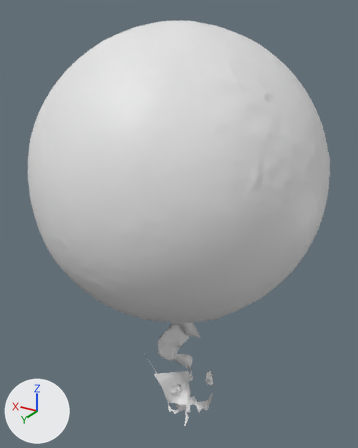
A saved change to the OBJ model res/Metalsphere/Gridtest_2_1_2.000001.obj.
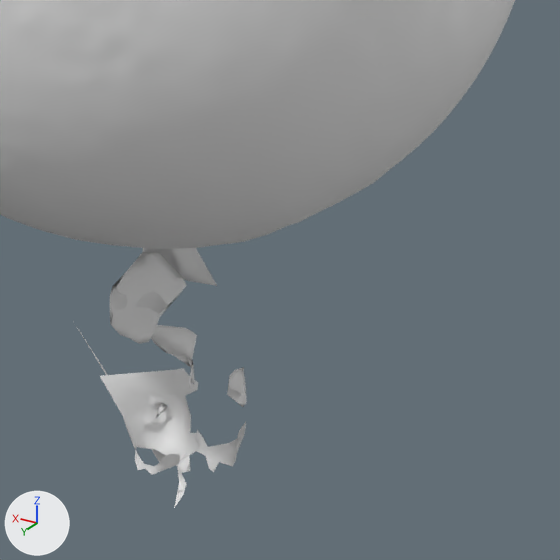
Each version appears first whole from a 50 mm lens placed at (-566.0, 856.0, 411.0), pointed at (-306.0, 423.0, 194.0), and next in a close-up on the part from 32% to 95% of the width and 50% to 100% of the height. The lights are fixed; the arrows at lower left show +X, +Y and +Z. Materials are left out; every surface is plain grey. Where no turn or scale is listed for an object, it has been applied to the vertices.

Objects in the first close-up: 'Gridtest_2_1_2.000001'.
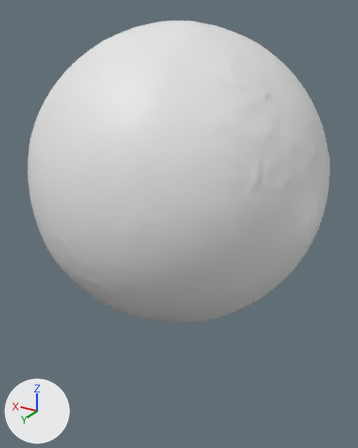
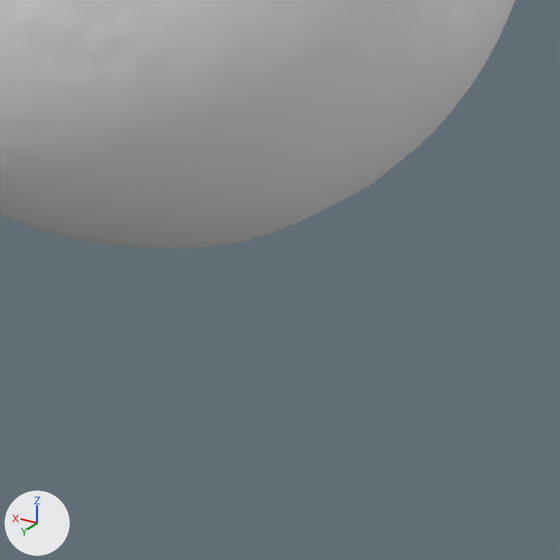
What differs and where, as boxes [x1, y1, x2, y2] in the close-ups (560 x 560 px):
'Gridtest_2_1_2.000001', reshaped: before [0, 0, 515, 508]; after [0, 0, 515, 249]
part 1 of me_gridtest_2_1_2_000001, deleted: before [73, 321, 246, 508]
part 2 of me_gridtest_2_1_2_000001, deleted: before [151, 325, 197, 389]
part 3 of me_gridtest_2_1_2_000001, deleted: before [227, 367, 247, 407]
part 4 of me_gridtest_2_1_2_000001, deleted: before [110, 248, 217, 344]

What the commit changed:
me_gridtest_2_1_2_000001 is used by ob_gridtest_2_1_2_000001; location (0.0, 0.0, 0.0).
me_gridtest_2_1_2_000001 had 17932 vertices, 35701 faces and spanned x -461.0..-163.0, y 284.0..584.0, z -74.0..403.0.
me_gridtest_2_1_2_000001 now has 17621 vertices, 35153 faces and spans x -461.0..-163.0, y 284.0..584.0, z 98.0..403.0.
me_gridtest_2_1_2_000001 part 1: the loose piece of 161 vertices spanning x -359.0..-236.0, y 403.0..447.0, z -74.0..-12.0 is deleted.
me_gridtest_2_1_2_000001 part 2: the loose piece of 41 vertices spanning x -329.0..-304.0, y 423.0..435.0, z -4.0..26.0 is deleted.
me_gridtest_2_1_2_000001 part 3: the loose piece of 14 vertices spanning x -354.0..-345.0, y 419.0..429.0, z -10.0..9.0 is deleted.
Part 4, on me_gridtest_2_1_2_000001:
95 vertices are removed from x -337.0..-294.0, y 424.0..460.0, z 36.0..98.0.
182 faces are deleted.
